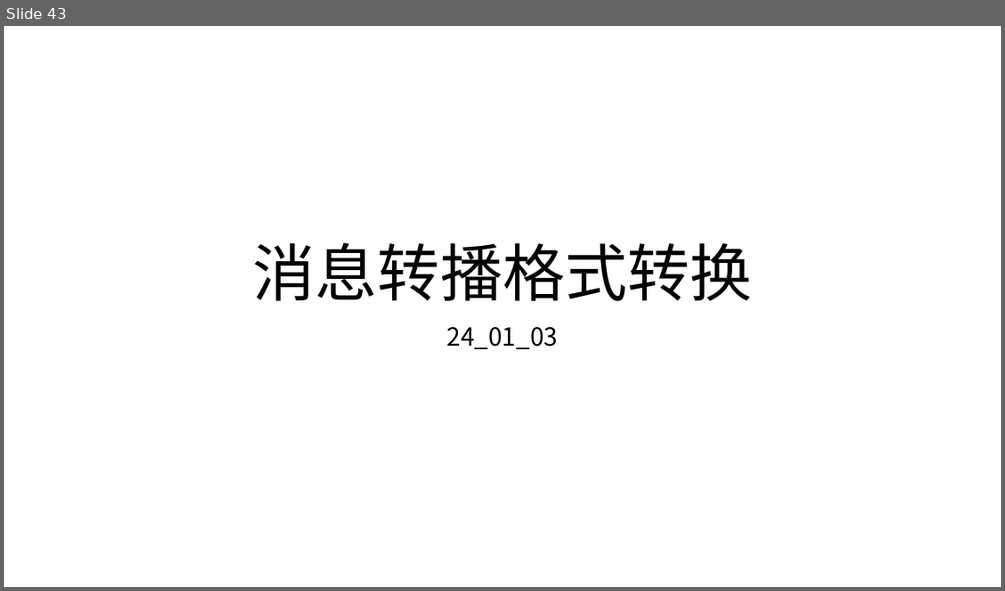
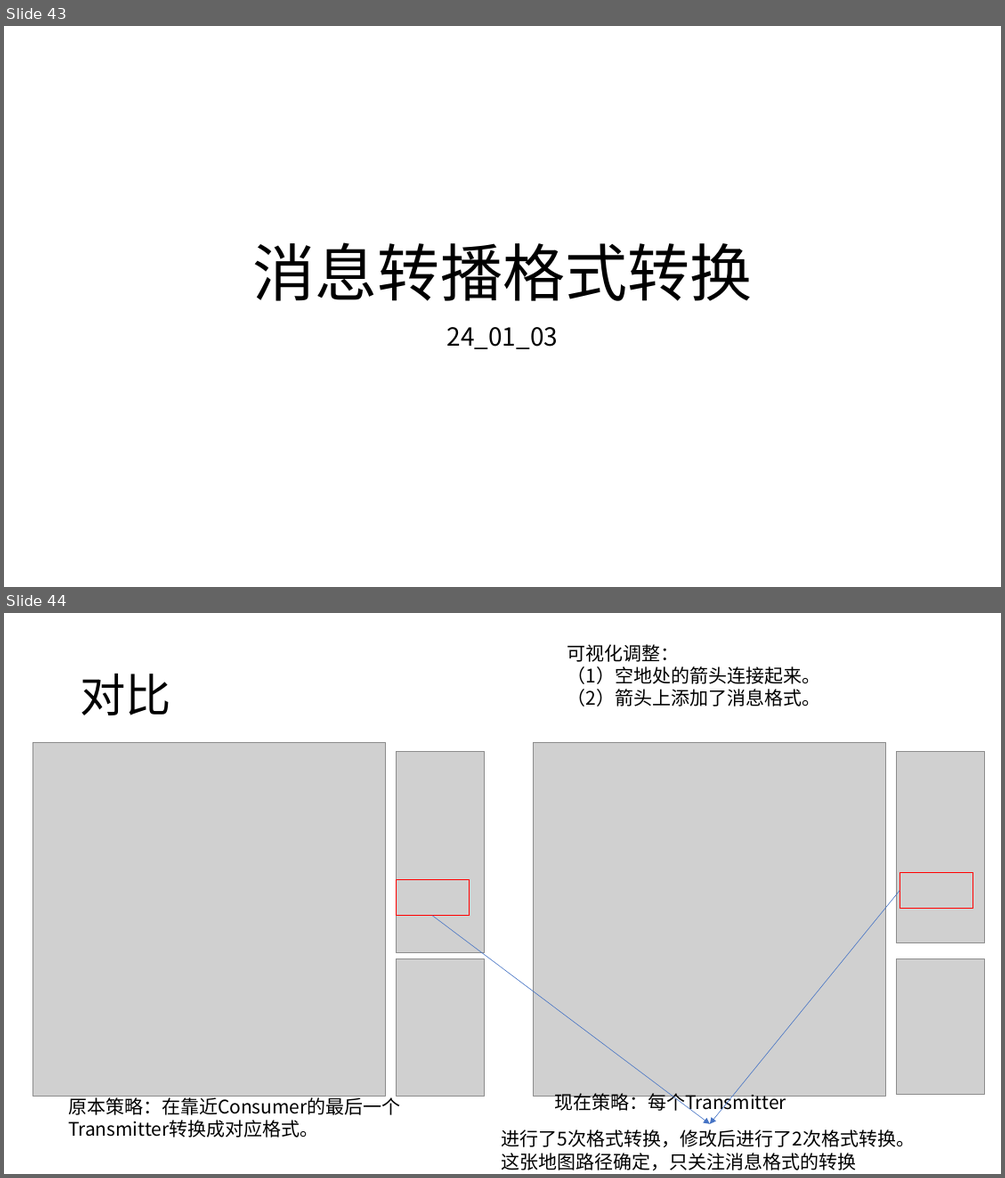
Before and after one commit to HuangDDU/hzy_algorithm, a slide deck: huawei/日志记录.pptx. Shown one above the other, each under a label of ours: slide 43 before the commit, slides 43 and 44 after it. The pictures are 1005x591 and 1005x1178 pixels, drawn with LibreOffice and Linux fonts; fonts in the diff are those of the drawing; grey boxes stand for pictures. Boxes give left, top, right and bottom in pixels: in the first picture for what was removed or moved away, otherwise in the second. Text is boxed around its words. In the diff, an @@ line names an element or a change of style, - is before the commit and + after.

```diff
--- a/huawei/日志记录.pptx
+++ b/huawei/日志记录.pptx
@@ slide 44 added at (x1=4, y1=613, x2=1001, y2=1174), background #FFFFFF @@
@@ text added at (x1=567, y1=644, x2=821, y2=706), 18 pt, text #000000 @@
+可视化调整：
+（1）空地处的箭头连接起来。
+（2）箭头上添加了消息格式。
@@ title added at (x1=80, y1=674, x2=171, y2=715), 44 pt, text #000000 @@
+对比
@@ group added at (x1=33, y1=742, x2=484, y2=1096): 3 pictures, 1 rectangle @@
@@ group added at (x1=534, y1=742, x2=985, y2=1095): 3 pictures, 1 rectangle @@
@@ arrow added from (900, 891) to (710, 1124), #4472C4 0.5 pt @@
@@ arrow added from (432, 916) to (710, 1124), #4472C4 0.5 pt @@
@@ text added at (x1=554, y1=1090, x2=786, y2=1113), 18 pt, text #000000 @@
+现在策略：每个Transmitter
@@ text added at (x1=68, y1=1094, x2=401, y2=1137), 18 pt, text #000000 @@
+原本策略：在靠近Consumer的最后一个Transmitter转换成对应格式。
@@ text added at (x1=502, y1=1129, x2=914, y2=1170), 18 pt, text #000000 @@
+进行了5次格式转换，修改后进行了2次格式转换。
+这张地图路径确定，只关注消息格式的转换
```
Also in this commit, not shown: 2 other slides added, 1 slide removed, 18 other files.
